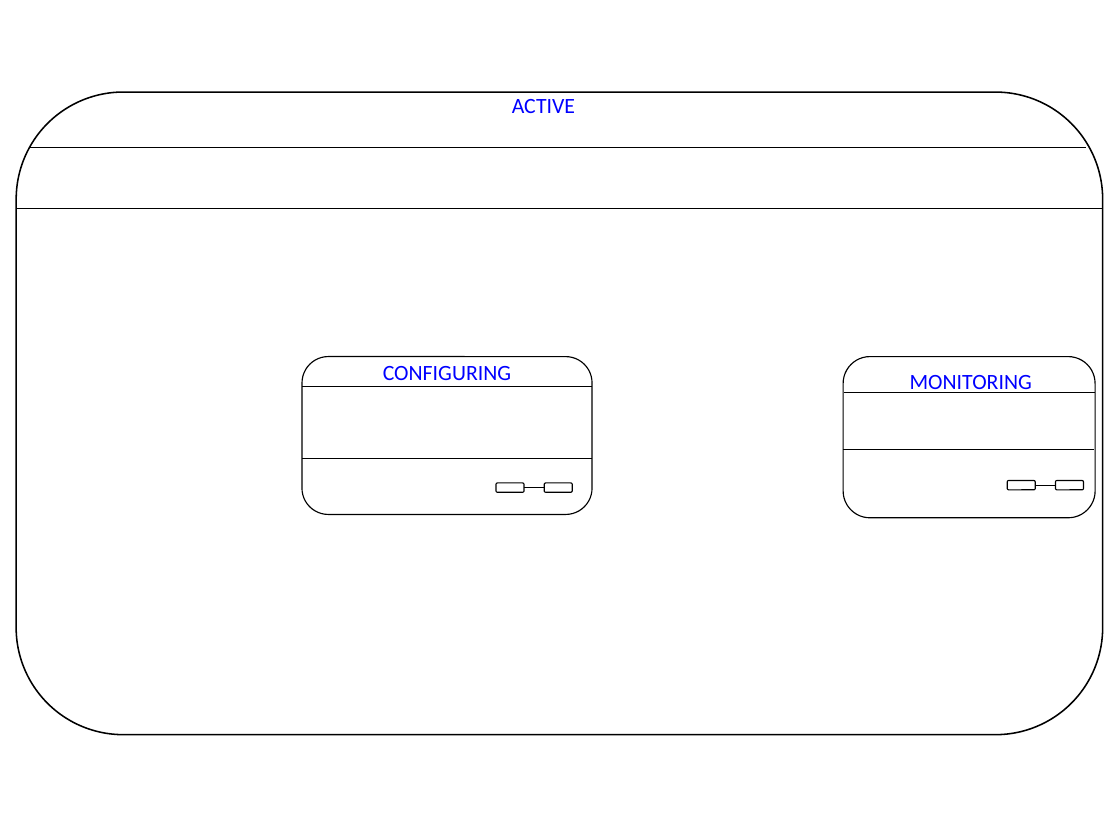
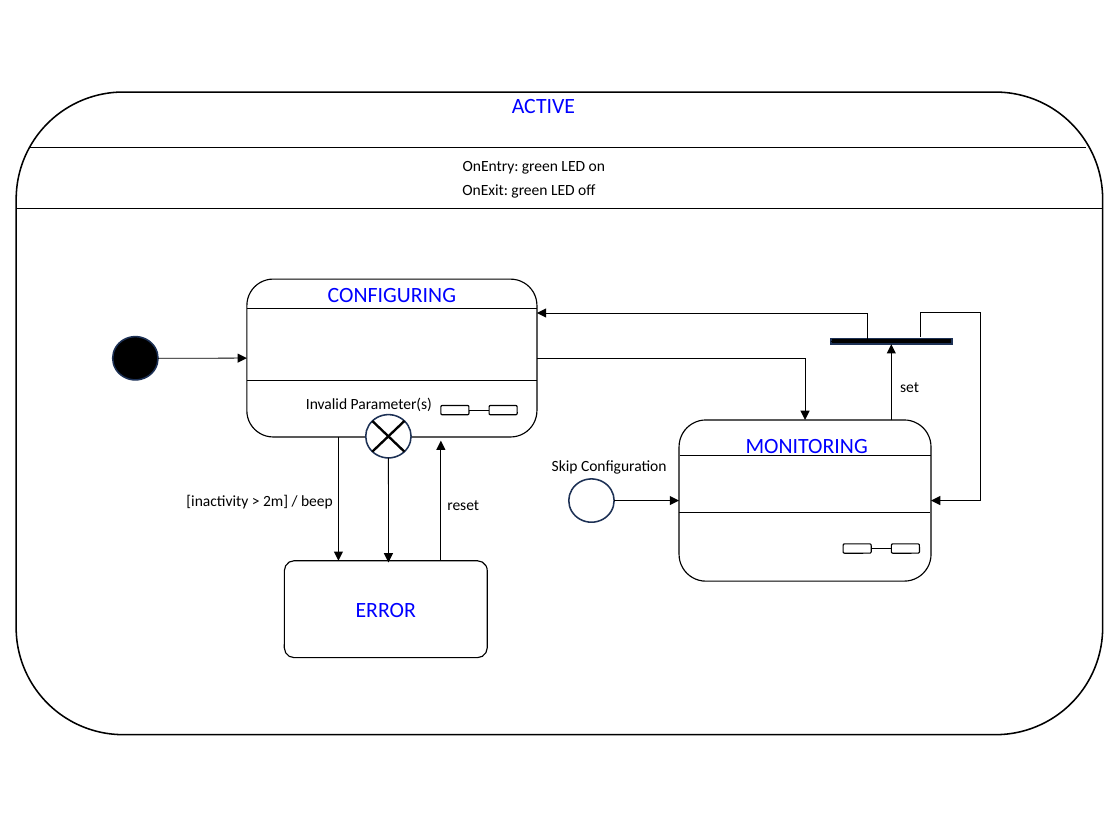
Before and after one commit to NathanGrenier/SOEN-331, a slide deck: slide 3 of Assignment3/Patel-Grenier.pptx. Drawn at 1120x840 pixels with LibreOffice and Linux fonts; fonts in the diff are those of the drawing. Boxes give left, top, right and bottom in pixels: in the first picture for what was removed or moved away, otherwise in the second. Text is boxed around its words. In the diff, an @@ line names an element or a change of style, - is before the commit and + after.

```diff
--- a/Assignment3/Patel-Grenier.pptx
+++ b/Assignment3/Patel-Grenier.pptx
@@ text added at [463, 161, 605, 174], 10 pt, text #000000 @@
+OnEntry: green LED on
@@ text added at [462, 184, 595, 198], 10 pt, text #000000 @@
+OnExit: green LED off
@@ 3 lines, 1 text, 1 rounded rectangle: place and size @@
-3 lines, 1 text, 1 rounded rectangle at [302, 356, 592, 514]
+3 lines, 1 text, 1 rounded rectangle at [246, 279, 536, 437]
@@ elbow arrow added from (831, 342) to (536, 312), #000000 0.5 pt @@
@@ elbow arrow added from (921, 337) to (931, 501), #000000 0.5 pt @@
@@ ellipse added at [113, 337, 159, 381], fill #000000, outline #1E3256 1 pt @@
@@ arrow added from (158, 358) to (246, 358), #000000 0.5 pt @@
@@ elbow arrow added from (536, 358) to (805, 420), #000000 0.5 pt @@
@@ rectangle added at [831, 338, 952, 344], fill #000000, outline #1E3256 1 pt @@
@@ arrow added from (892, 420) to (892, 344), #000000 0.5 pt @@
@@ text added at [900, 382, 919, 392], 10 pt, text #000000 @@
+set
@@ text added at [306, 397, 432, 411], 10 pt, text #000000 @@
+Invalid Parameter(s)
@@ ellipse added at [366, 414, 412, 458], fill #FFFFFF, outline #1E3256 1 pt @@
@@ rounded rectangle: place and size @@
-rounded rectangle at [496, 483, 524, 492]
+rounded rectangle at [441, 405, 469, 414]
@@ rounded rectangle: place and size @@
-rounded rectangle at [544, 483, 572, 492]
+rounded rectangle at [489, 405, 517, 414]
@@ arrow added from (338, 437) to (338, 561), #000000 0.5 pt @@
@@ line added from (372, 451) to (404, 421), #000000 1.5 pt @@
@@ line added from (372, 421) to (404, 451), #000000 1.5 pt @@
@@ arrow added from (441, 561) to (441, 440), #000000 0.5 pt @@
@@ arrow added from (389, 458) to (389, 562), #000000 0.5 pt @@
@@ text added at [552, 460, 667, 474], 10 pt, text #000000 @@
+Skip Configuration
@@ ellipse added at [569, 479, 615, 523], fill #FFFFFF, outline #1E3256 1 pt @@
@@ text added at [186, 494, 333, 509], 10 pt, text #000000 @@
+[inactivity > 2m] / beep
@@ text added at [447, 500, 479, 510], 10 pt, text #000000 @@
+reset
@@ arrow added from (614, 501) to (679, 501), #000000 0.5 pt @@
@@ 3 rounded rectangles, 3 lines, 1 text: place and size @@
-3 rounded rectangles, 3 lines, 1 text at [843, 356, 1095, 517]
+3 rounded rectangles, 3 lines, 1 text at [679, 420, 931, 581]
@@ rounded rectangle added at [284, 561, 487, 659], outline #000000 0.75 pt, 14 pt, text #0000FF @@
+ERROR
```
Also in this commit, not shown: 3 other slides changed, 2 slides added, 2 slides removed, 1 other file.
